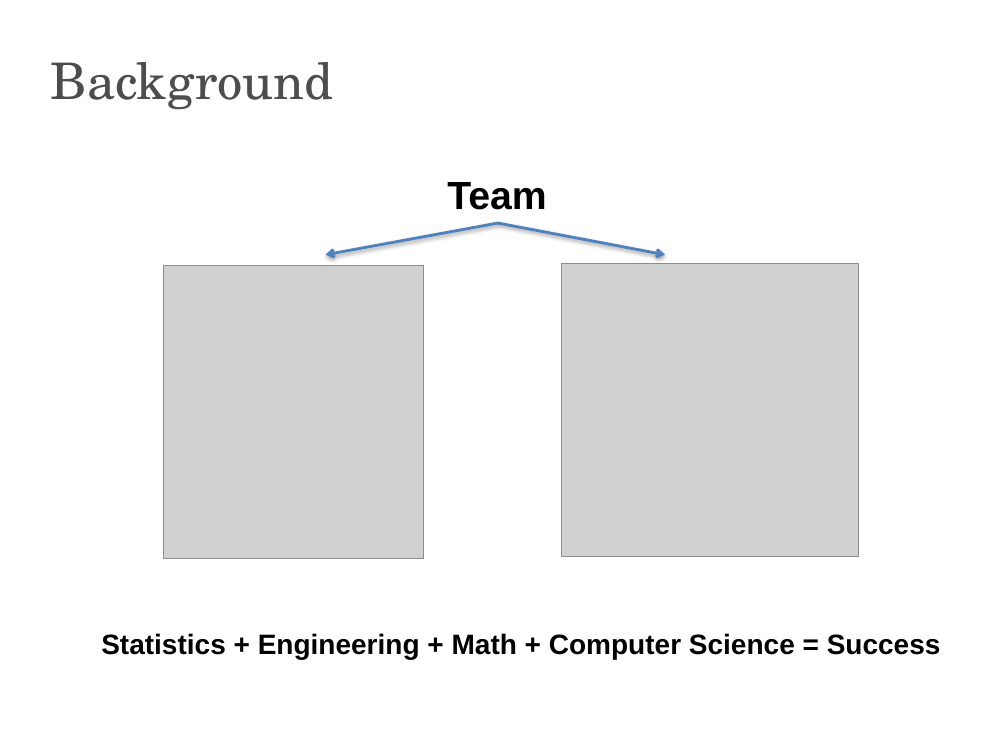
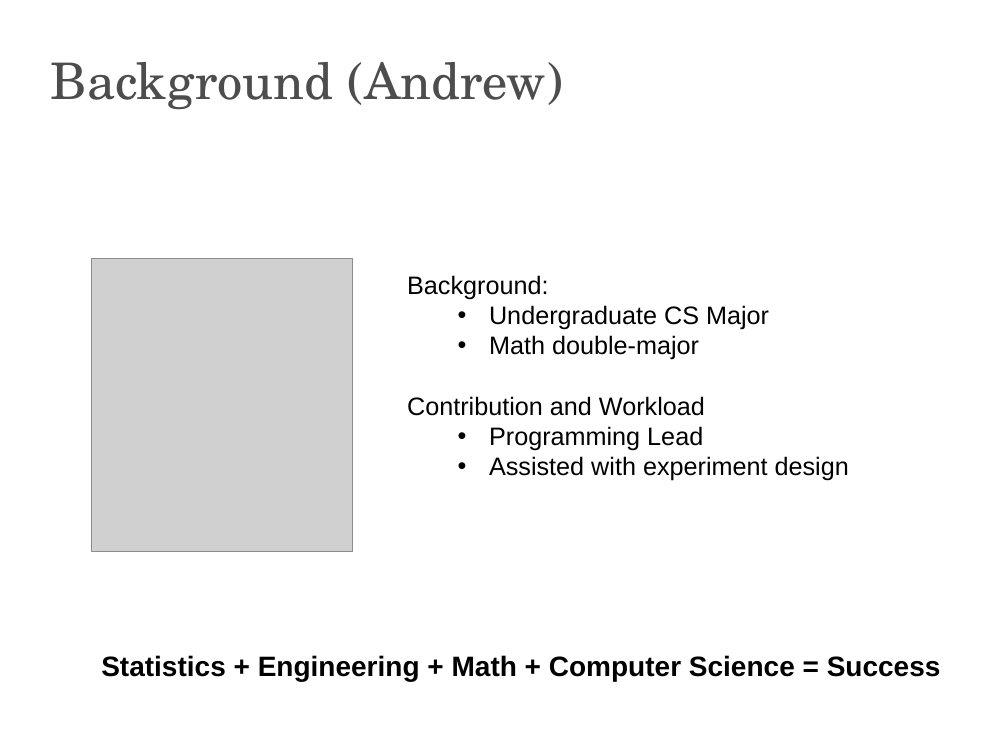
Before and after one commit to apnorton/ml-project, a slide deck: slide 3 of presentation/cs6316-PresentationTemplate.pptx. Drawn at 1008x756 pixels with LibreOffice and Linux fonts; fonts in the diff are those of the drawing; grey boxes stand for pictures; background and template pictures are left out. Boxes give left, top, right and bottom in pixels: in the first picture for what was removed or moved away, otherwise in the second. Text is boxed around its words. In the diff, an @@ line names an element or a change of style, - is before the commit and + after.

Commit message:
stuff

```diff
--- a/presentation/cs6316-PresentationTemplate.pptx
+++ b/presentation/cs6316-PresentationTemplate.pptx
@@ text at box(51, 62, 562, 109): text changed @@
-Background
+Background (Andrew)
@@ text removed at box(447, 182, 546, 210) @@
-Team
@@ arrow removed from (498, 223) to (326, 255) @@
@@ arrow removed from (498, 223) to (665, 255) @@
@@ picture: place and size @@
-picture at box(163, 265, 423, 558)
+picture at box(92, 258, 352, 551)
@@ picture removed at box(561, 263, 859, 556) @@
@@ text added at box(407, 275, 849, 481), 18 pt, text #000000 @@
+Background:
+  • Undergraduate CS Major
+  • Math double-major
+Contribution and Workload
+  • Programming Lead
+  • Assisted with experiment design
@@ text "Statistics + Engineering + Math ...": place and size @@
-text "Statistics + Engineering + Math ..." at box(101, 633, 941, 659)
+text "Statistics + Engineering + Math ..." at box(101, 655, 941, 681)
```
Also in this commit, not shown: 1 slide added.
